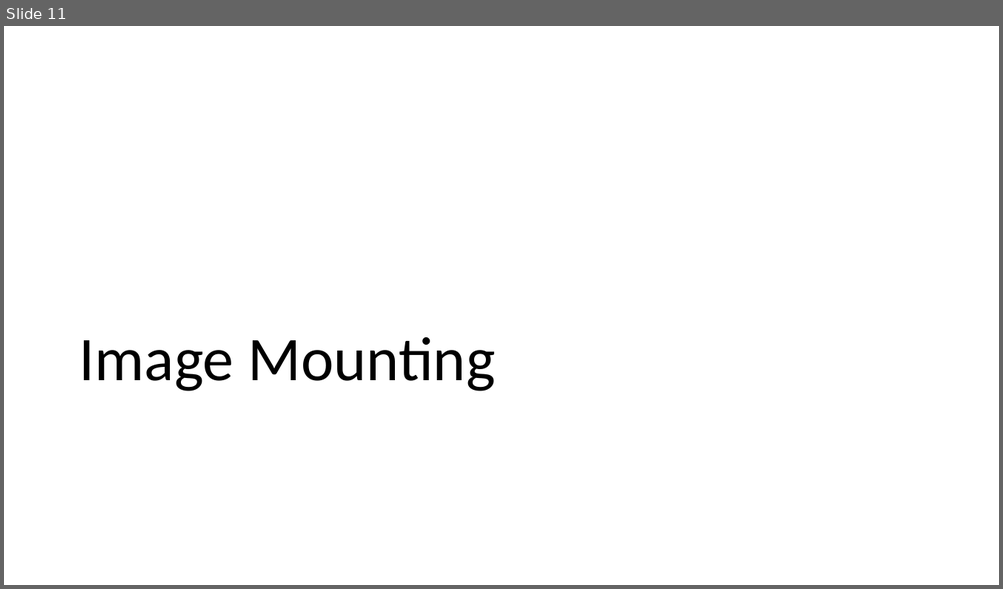
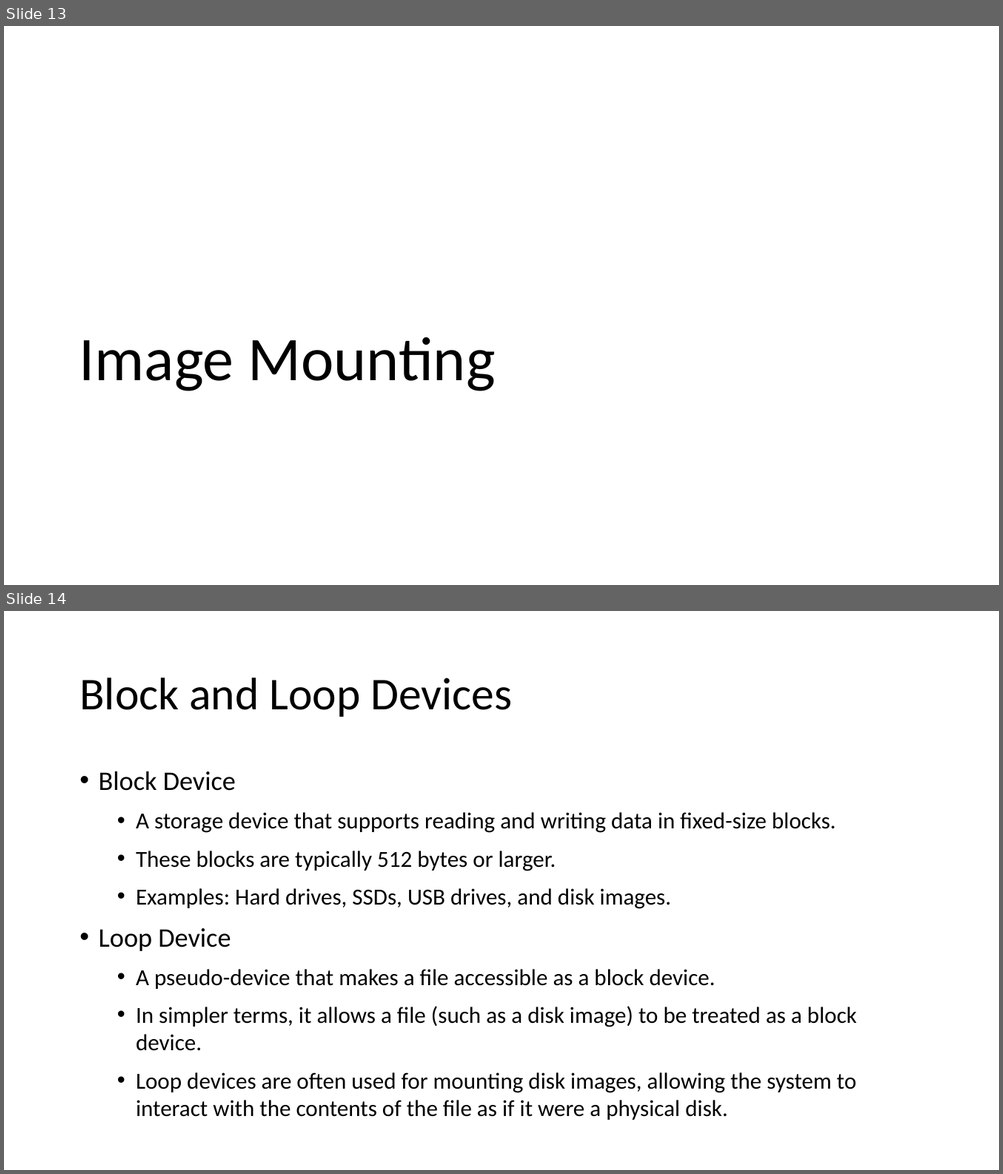
Before and after one commit to frankwxu/digital-forensics-lab, a slide deck: Echo_Device/ppts/3_Image_Acquisition_and_Mounting.pptx. Shown one above the other, each under a label of ours: slide 11 before the commit, slides 13 and 14 after it. The pictures are 1003x589 and 1003x1174 pixels, drawn with LibreOffice and Linux fonts; fonts in the diff are those of the drawing; background and template pictures are left out. Boxes give left, top, right and bottom in pixels: in the first picture for what was removed or moved away, otherwise in the second. Text is boxed around its words. In the diff, an @@ line names an element or a change of style, - is before the commit and + after.

```diff
--- a/Echo_Device/ppts/3_Image_Acquisition_and_Mounting.pptx
+++ b/Echo_Device/ppts/3_Image_Acquisition_and_Mounting.pptx
@@ slide 14 added at <box>4,611,999,1170</box>, background #FFFFFF @@
@@ title added at <box>79,678,512,717</box>, 44 pt, text #000000 @@
+Block and Loop Devices
@@ text added at <box>99,771,856,1120</box>, 22.2 pt, text #000000 @@
+• Block Device
+    • A storage device that supports reading and writing data in fixed-size blocks.
+    • These blocks are typically 512 bytes or larger.
+    • Examples: Hard drives, SSDs, USB drives, and disk images.
+• Loop Device
+    • A pseudo-device that makes a file accessible as a block device.
+    • In simpler terms, it allows a file (such as a disk image) to be treated as a block device.
+    • Loop devices are often used for mounting disk images, allowing the system to interact with the contents of the file as if it were a physical disk.
@@ what was slide 11 is now slide 13 @@
```
Also in this commit, not shown: 10 slides changed, 4 other slides added, 1 slide removed, 3 other files.
